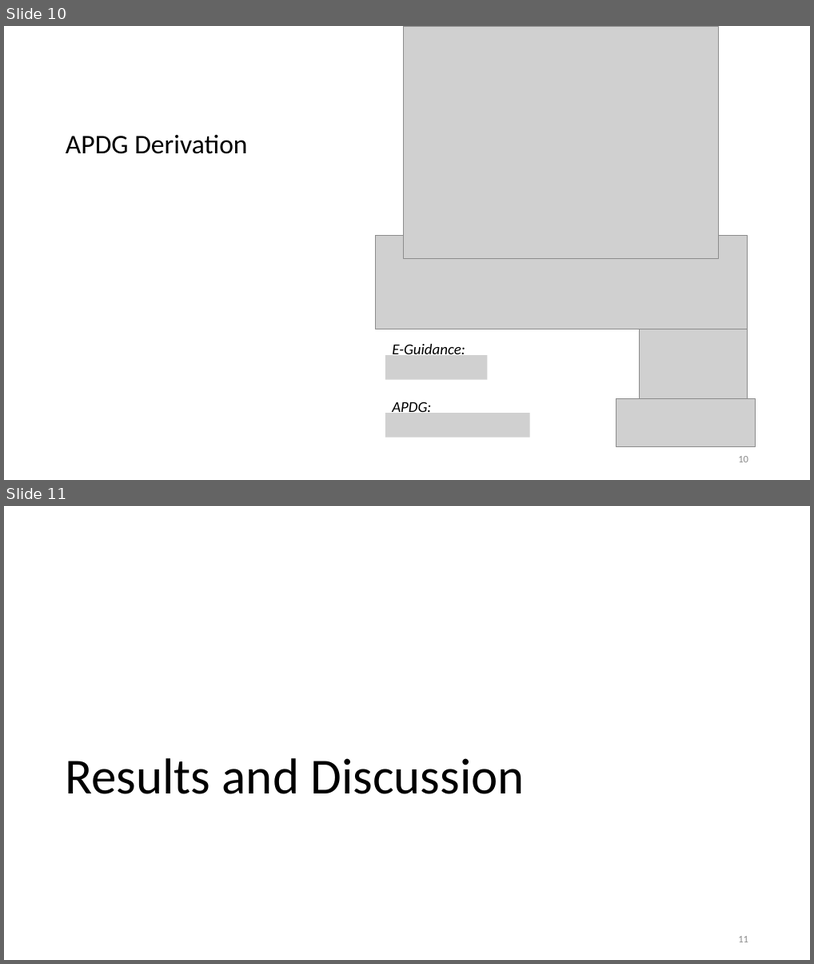
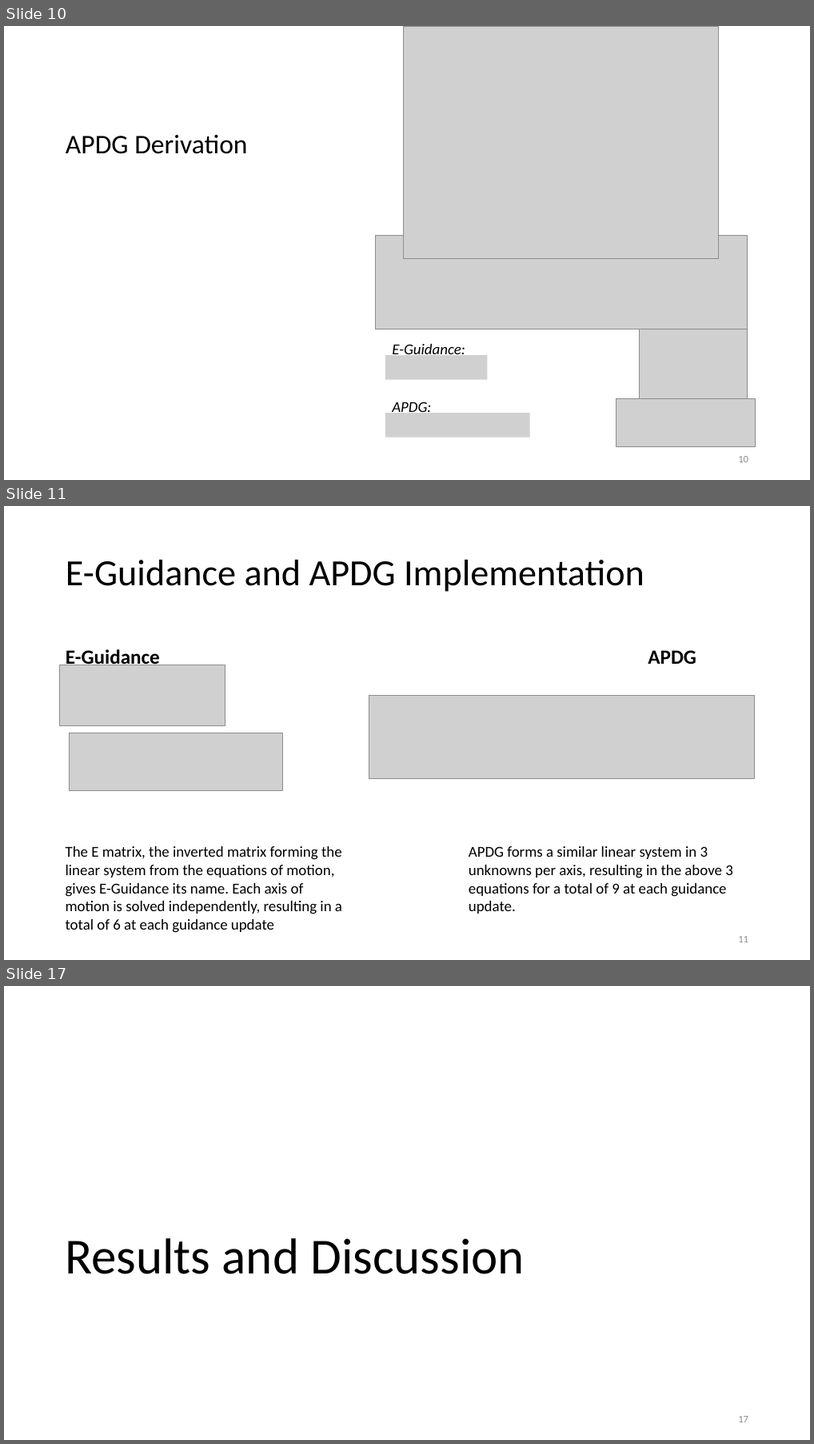
Before and after one commit to ldstrohl/Thesis, a slide deck: Written/Defense/Defense.pptx. Shown one above the other, each under a label of ours: slides 10 and 11 before the commit, slides 10, 11 and 17 after it; the slides between them are not shown. The pictures are 814x964 and 814x1444 pixels, drawn with LibreOffice and Linux fonts; fonts in the diff are those of the drawing; grey boxes stand for pictures. Boxes give left, top, right and bottom in pixels: in the first picture for what was removed or moved away, otherwise in the second. Text is boxed around its words. In the diff, an @@ line names an element or a change of style, - is before the commit and + after.

```diff
--- a/Written/Defense/Defense.pptx
+++ b/Written/Defense/Defense.pptx
@@ slide 11 added at bbox=[4, 506, 810, 960], background #FFFFFF @@
@@ title added at bbox=[66, 560, 645, 592], 44 pt, text #000000 @@
+E-Guidance and APDG Implementation
@@ text added at bbox=[66, 648, 160, 665], 24 pt, text #000000, bold @@
+E-Guidance
@@ picture added at bbox=[59, 665, 225, 725] @@
@@ text added at bbox=[648, 650, 697, 664], 24 pt, text #000000, bold @@
+APDG
@@ picture added at bbox=[370, 696, 755, 779] @@
@@ picture added at bbox=[70, 733, 283, 790] @@
@@ text added at bbox=[66, 846, 342, 932], 18 pt, text #000000 @@
+The E matrix, the inverted matrix forming the linear system from the equations of motion, gives E-Guidance its name. Each axis of motion is solved independently, resulting in a total of 6 at each guidance update
@@ text added at bbox=[469, 846, 734, 913], 18 pt, text #000000 @@
+APDG forms a similar linear system in 3 unknowns per axis, resulting in the above 3 equations for a total of 9 at each guidance update.
@@ page number added at bbox=[738, 936, 749, 942], 12 pt, text #8C8C8C @@
+11
@@ what was slide 11 is now slide 17 @@
@@ page number at bbox=[738, 1416, 749, 1422]: text changed @@
-11
+17
```
Also in this commit, not shown: 1 slide changed, 5 other slides added.
